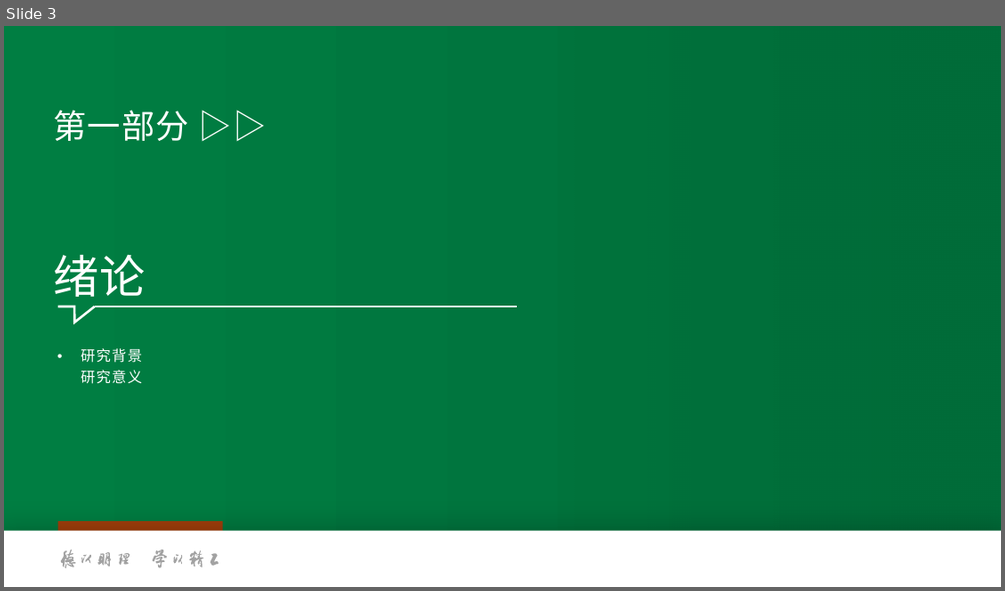
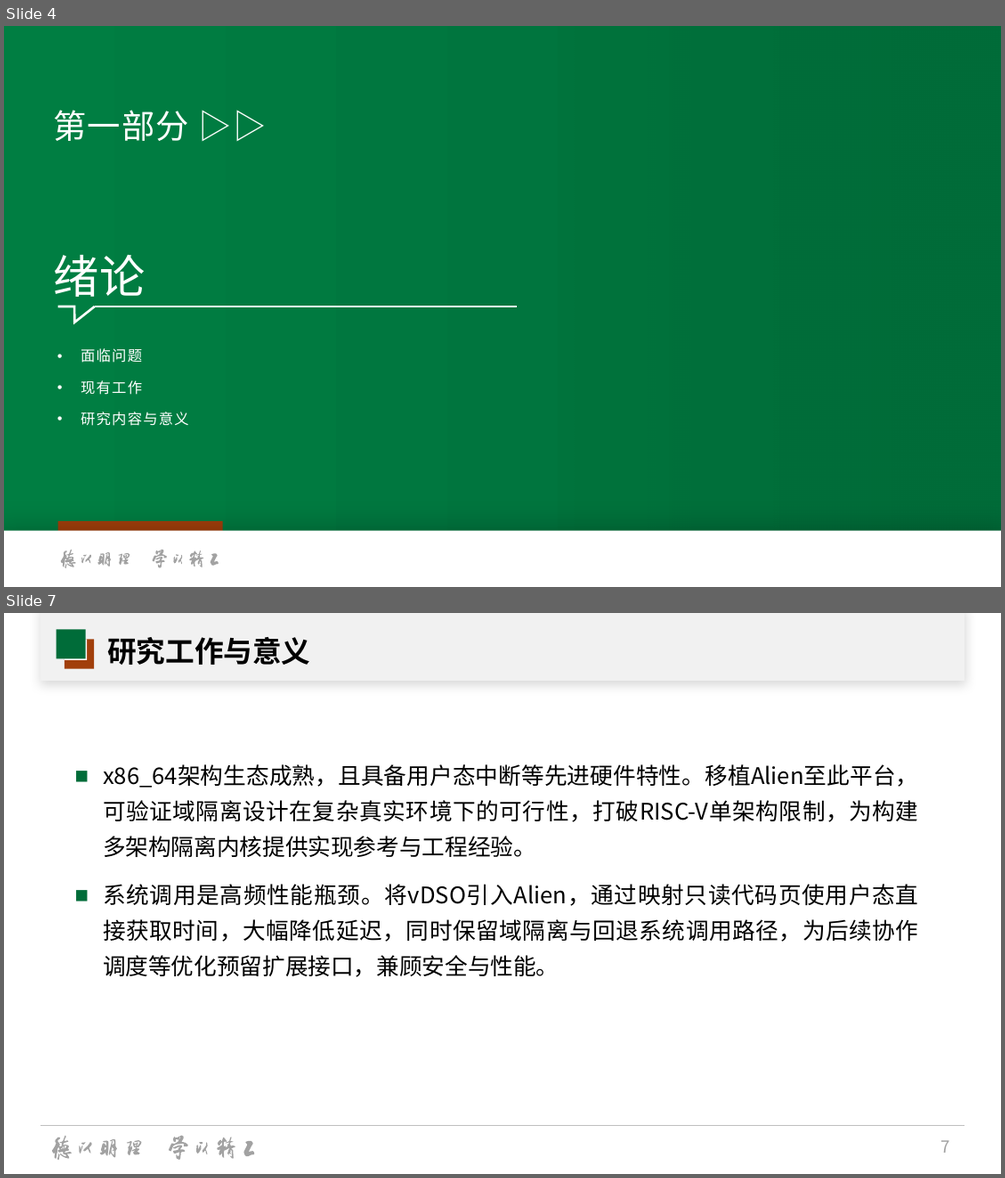
Before and after one commit to hhhjjjcc112/AsyncAlien, a slide deck: docs/graduation/论文/论文答辩/论文答辩.pptx. Shown one above the other, each under a label of ours: slide 3 before the commit, slides 4 and 7 after it; the slides between them are not shown. The pictures are 1005x591 and 1005x1178 pixels, drawn with LibreOffice and Linux fonts; fonts in the diff are those of the drawing; background and template pictures are left out. Boxes give left, top, right and bottom in pixels: in the first picture for what was removed or moved away, otherwise in the second. Text is boxed around its words. In the diff, an @@ line names an element or a change of style, - is before the commit and + after.

```diff
--- a/docs/graduation/论文/论文答辩/论文答辩.pptx
+++ b/docs/graduation/论文/论文答辩/论文答辩.pptx
@@ slide 7 added at box(4, 613, 1001, 1174), background #FFFFFF @@
@@ rectangle added at box(40, 613, 964, 681), fill #FFFFFF @@
@@ rectangle added at box(40, 613, 964, 681), fill #A2A2A2 at 15% opacity @@
@@ rectangle added at box(57, 629, 86, 658), fill #006C39 @@
@@ rectangle added at box(65, 639, 94, 668), fill #A13F0B @@
@@ rectangle added at box(65, 639, 87, 660), fill #FFFFFF @@
@@ title added at box(107, 637, 310, 665), 28 pt, text #000000, bold @@
+研究工作与意义
@@ text added at box(103, 764, 918, 977), 22 pt, text #000000 @@
+■ x86_64架构生态成熟，且具备用户态中断等先进硬件特性。移植Alien至此平台，可验证域隔离设计在复杂真实环境下的可行性，打破RISC-V单架构限制，为构建多架构隔离内核提供实现参考与工程经验。
+■ 系统调用是高频性能瓶颈。将vDSO引入Alien，通过映射只读代码页使用户态直接获取时间，大幅降低延迟，同时保留域隔离与回退系统调用路径，为后续协作调度等优化预留扩展接口，兼顾安全与性能。
@@ line added from (40, 1126) to (965, 1126), #BFBFBF 0.5 pt @@
@@ group added at box(52, 1135, 255, 1159): 16 freeform shapes @@
@@ page number added at box(940, 1140, 949, 1152), 16 pt, text #A2A2A2 @@
+7
@@ what was slide 3 is now slide 4 @@
@@ slide 4 changed as well @@
@@ text at box(81, 348, 188, 426): text changed @@
-• 研究背景
-  研究意义
+• 面临问题
+• 现有工作
+• 研究内容与意义
```
Also in this commit, not shown: 5 other slides changed, 12 other slides added, 58 slides removed, 4 other files.
